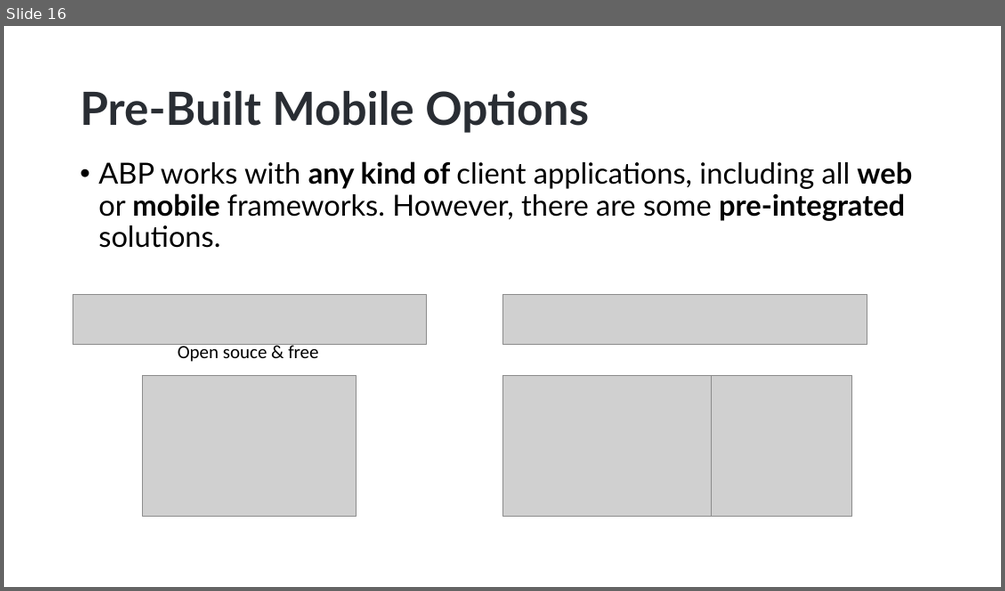
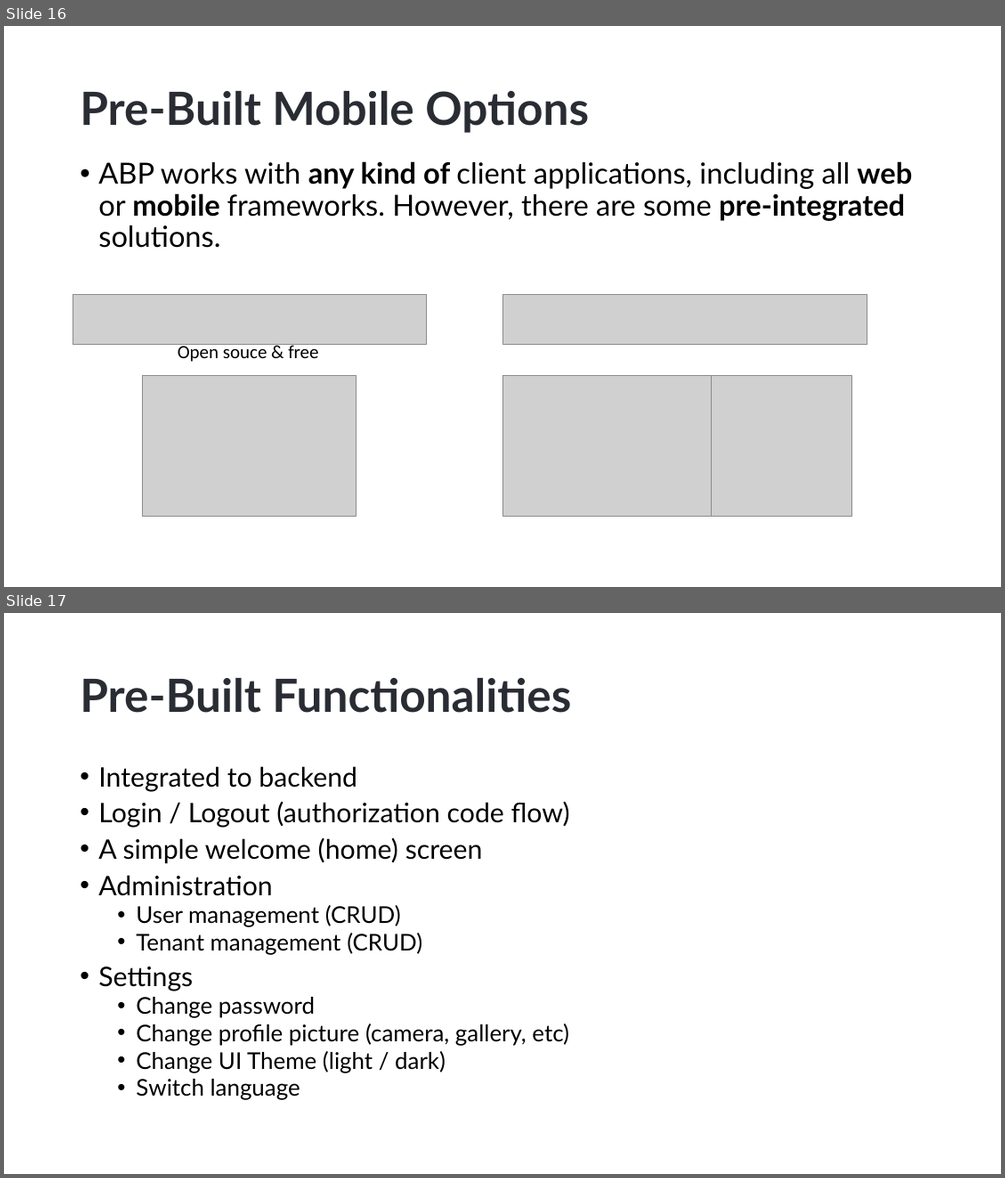
Before and after one commit to hikalkan/presentations, a slide deck: 2023-07-27 ABP Community Talks 2023.5/ABP Mobile Options.pptx. Shown one above the other, each under a label of ours: slide 16 before the commit, slides 16 and 17 after it. The pictures are 1005x591 and 1005x1178 pixels, drawn with LibreOffice and Linux fonts; fonts in the diff are those of the drawing; grey boxes stand for pictures; background and template pictures are left out. Boxes give left, top, right and bottom in pixels: in the first picture for what was removed or moved away, otherwise in the second. Text is boxed around its words. In the diff, an @@ line names an element or a change of style, - is before the commit and + after.

```diff
--- a/2023-07-27 ABP Community Talks 2023.5/ABP Mobile Options.pptx
+++ b/2023-07-27 ABP Community Talks 2023.5/ABP Mobile Options.pptx
@@ slide 17 added at <box>4,613,1001,1174</box>, background picture (left out) @@
@@ title added at <box>80,678,571,713</box>, 44 pt, text #292D33, bold @@
+Pre-Built Functionalities
@@ text added at <box>98,766,570,1100</box>, 22.2 pt, text #000000 @@
+• Integrated to backend
+• Login / Logout (authorization code flow)
+• A simple welcome (home) screen
+• Administration
+  • User management (CRUD)
+  • Tenant management (CRUD)
+• Settings
+  • Change password
+  • Change profile picture (camera, gallery, etc)
+  • Change UI Theme (light / dark)
+  • Switch language
```
